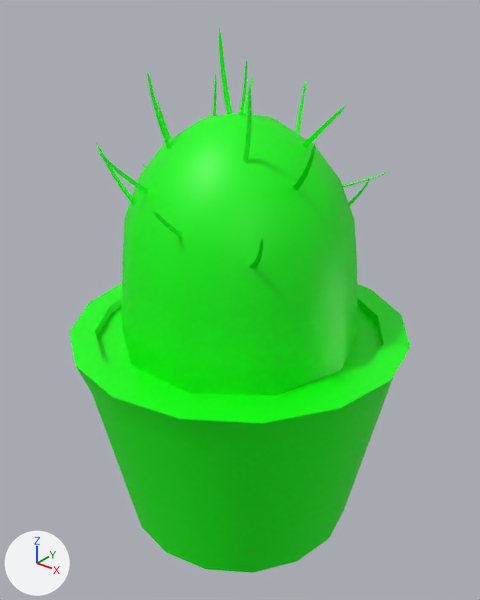
Renders of the FBX model Assets/3D Models/Office Decoration/cactus.fbx from each side of a commit.
Camera for both pictures: a 50 mm camera at (0.407, -0.509, 0.58) aimed at (0.001, -0.001, 0.266). Arrows for +X, +Y and +Z are at lower left; the lights stay in place. Where no turn or scale is listed for an object, it has been applied to the vertices.
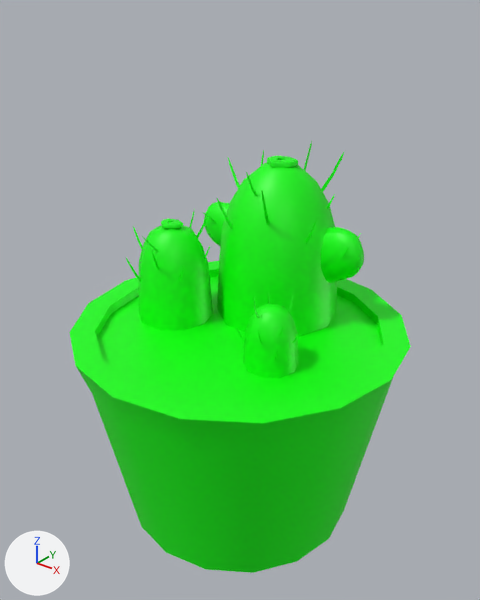
Commit message: cactus
11/18

Pixel boxes [x1, y1, x2, y2] of what changed, in the pictures (480 x 600 px; the box of a moved part takes in the faces that stretch with it):
```json
{"object": "pTorus3", "change": "reshaped, moved", "before": [69, 28, 411, 573], "after": [69, 141, 411, 573], "on screen": "21% shorter"}
{"part": 1, "of": "me_mesh", "change": "moved or reshaped", "before": [122, 113, 357, 395], "after": [217, 163, 337, 336]}
{"part": 2, "of": "me_mesh", "change": "moved or reshaped", "before": [69, 283, 411, 573], "after": [69, 261, 411, 573]}
{"part": 3, "of": "me_mesh", "change": "deleted", "before": [96, 28, 390, 269], "on screen": "green"}
{"part": 4, "of": "me_mesh", "change": "added", "after": [126, 141, 364, 378], "on screen": "green"}
```

Scene script edits in JSON lines:
```json
{"block": "me_mesh", "where": "# used by ob_ptorus3; location = (0.0, 0.0, 0.263)"}
{"op": "remove", "block": "me_mesh", "code": "me_mesh.from_pydata(...)  # 592 vertices, 564 faces; spans x -0.184..0.184, y -0.184..0.184, z -0.263..0.275"}
{"op": "add", "block": "me_mesh", "code": "me_mesh.from_pydata(...)  # 758 vertices, 697 faces; spans x -0.184..0.184, y -0.184..0.184, z 0.0..0.413"}
{"block": "me_mesh", "change": "me_mesh part 1: the loose piece of 71 vertices spanning x -0.132..0.131, y -0.125..0.125, z -0.045..0.201 is scaled about its middle by (0.54, 0.54, 0.723), then moved by (0.0, 0.071, 0.237)"}
{"block": "me_mesh", "change": "me_mesh part 2: the loose piece of 81 vertices spanning x -0.184..0.184, y -0.184..0.184, z -0.263..-0.027 is moved by (0.0, 0.0, 0.263)"}
{"block": "me_mesh", "change": "me_mesh part 3: 20 loose pieces with 440 vertices, spanning x -0.144..0.12, y -0.134..0.134, z 0.066..0.275, are deleted"}
{"block": "me_mesh", "change": "me_mesh part 4: 606 vertices added at x -0.137..0.103, y -0.068..0.145, z 0.219..0.413"}
{"op": "set", "path": "ob_ptorus3.location", "old": "(0.0, 0.0, 0.263)", "new": "(0.0, 0.0, 0.0)"}
```
